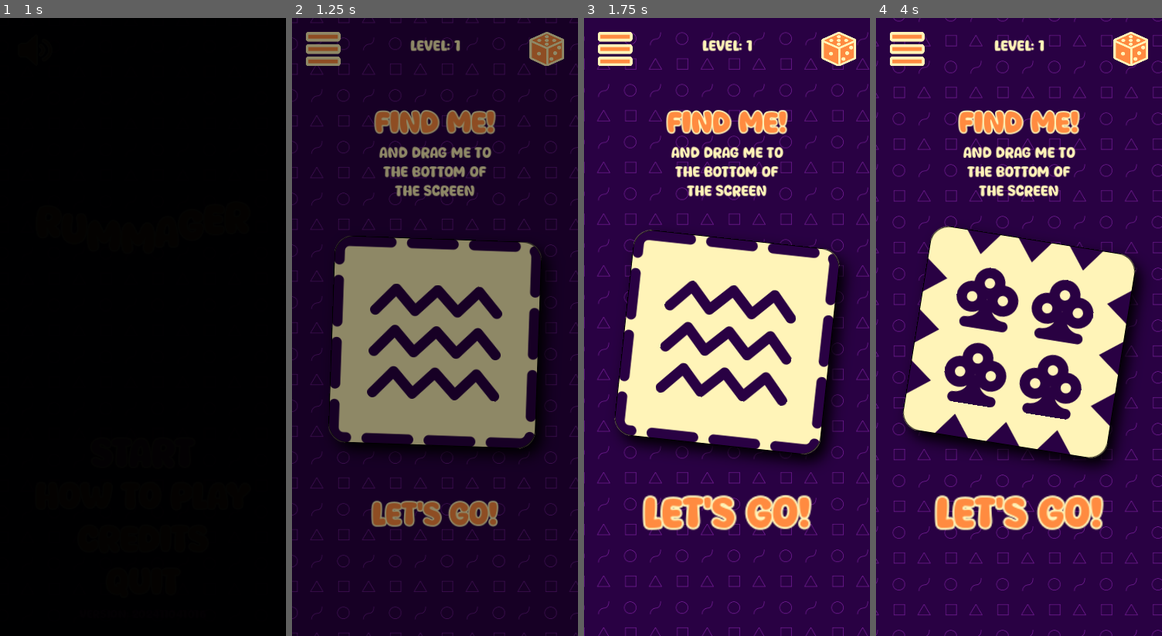
Above: before the commit, frames 1-4 (left to right).
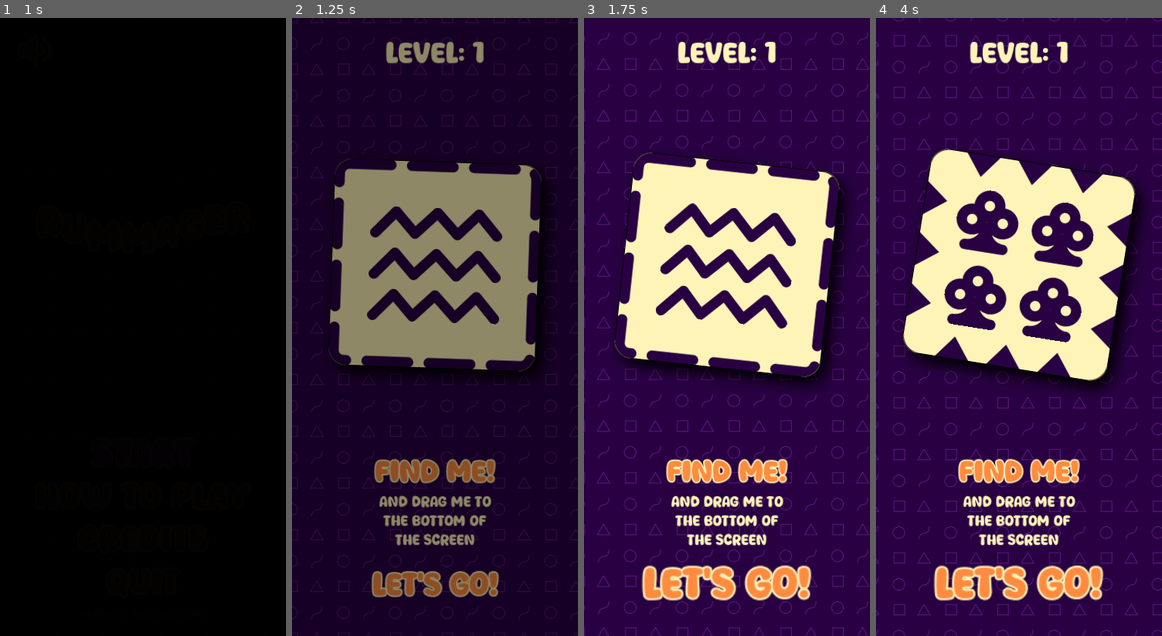
Above: after the commit, the same moments.

Repository: magopian/rummager
Game: Godot game, scene res://start_menu.tscn
Two runs of this game, one before a commit and one after it. Both use one fixed random seed, a clock stepped at 60 frames per second and the inputs below. Sound files missing from this copy of the repository are replaced by a short silence.
Inputs (mouse positions are in pixels of both pictures, inside the frame that each line leads up to):
- Up to frame 1 (1 s): click "START" at 0.5 s
- Up to frame 2 (1.25 s): no input
- Up to frame 3 (1.75 s): click (615, 48) at 1.27 s
- Up to frame 4 (4 s): click (1019, 327) at 2.02 s; click (1130, 48) at 2.75 s; click "Let's go!" at 3.5 s

Frame 1 is identical in both runs. In frame 2, 29% of the frame differs, in the area x 4-96%, y 2-94%; in frame 3, 35%, in the area x 4-96%, y 2-95%; in frame 4, 33%.

Commit message:
Slide menus and labels in and out of the screen

Diff:
--- a/game.gd
+++ b/game.gd
@@ -9,11 +9,10 @@
 @onready var card_display: Control = %CardDisplay
 @onready var lets_go_button: AnimatedButton = %LetsGoButton
 @onready var zones: CanvasLayer = %Zones
-@onready var menu_canvas_layer: CanvasLayer = %MenuCanvasLayer
+@onready var menu: MarginContainer = %Menu
 @onready var audio_stream_player: AudioStreamPlayer = %AudioStreamPlayer
 @onready var fade_transition: ColorRect = %FadeTransition
-@onready var label: Label = %Label
-@onready var label_2: Label = %Label2
+@onready var explanation: VBoxContainer = %Explanation
 
 @onready var card_scene: PackedScene = preload("res://card.tscn")
 
@@ -37,8 +36,9 @@
 
 
 func _ready() -> void:
+	viewport_size = get_viewport_rect().size
+	slide_off_screen(menu, 0)  # Move the menu out of the screen
 	fade_transition.show()
-	viewport_size = get_viewport_rect().size
 	menu_button.pressed.connect(_on_menu_button_pressed)
 	shuffle_button.pressed.connect(shuffle)
 	pick_me_canvas_layer.button_pressed.connect(_on_lets_go_button_pressed)
@@ -106,14 +106,65 @@
 
 func _on_lets_go_button_pressed() -> void:
 	play_sound(sound_shuffle)
-	level_label.hide()
-	lets_go_button.hide()
-	label.hide()
-	label_2.hide()
+	slide_off_screen(level_label, 0.15)
+	slide_off_screen(explanation, 0.15)
+	slide_in_screen(menu, 0.15)
 	var card: Card = card_display.get_child(0)
 	await card.scale_to(Vector2.ZERO, 0.5).finished
 	pick_me_canvas_layer.queue_free()
 	shuffle_cards()
+
+
+func slide_in_screen(node: Node, duration: float) -> Tween:
+	var initial_position: Vector2 = node.get_meta("initial_position", Vector2.ZERO)
+	var tween: Tween = node.create_tween().set_ease(Tween.EASE_IN_OUT).set_trans(Tween.TRANS_CUBIC)
+	tween.tween_property(node, "global_position", initial_position, duration)
+	return tween
+
+
+func slide_off_screen(node: Node, duration: float) -> Tween:
+	print("viewport_size: ", viewport_size)
+	print("node: ", node)
+	print("node global position: ", node.global_position)
+	print("node size: ", node.size)
+	# Distance from the bottom of the node to the top of the screen (y = 0)
+	var distance_to_top: float = node.global_position.y + node.size.y
+	var distance_to_top_norm: float = distance_to_top / viewport_size.y
+	print("distance to top: ", distance_to_top, " - norm: ", distance_to_top_norm)
+
+	# Distance from the top of the node to the bottom of the screen
+	var distance_to_bottom: float = viewport_size.y - node.global_position.y
+	var distance_to_bottom_norm: float = distance_to_bottom / viewport_size.y
+	print("distance to bottom: ", distance_to_bottom, " - norm: ", distance_to_bottom_norm)
+
+	# Distance from the right side of the node to the left of the screen (x = 0)
+	var distance_to_left: float = node.global_position.x + node.size.x
+	var distance_to_left_norm: float = distance_to_left / viewport_size.x
+	print("distance to left: ", distance_to_left, " - norm: ", distance_to_left_norm)
+
+	# Distance from the left side of the node to the right of the screen
+	var distance_to_right: float = viewport_size.x - node.global_position.x
+	var distance_to_right_norm: float = distance_to_right / viewport_size.x
+	print("distance to right: ", distance_to_right, " - norm: ", distance_to_right_norm)
+
+	var new_position: Vector2 = node.global_position
+	var min_distance_norm: float = min(distance_to_top_norm, distance_to_bottom_norm, distance_to_left_norm, distance_to_right_norm)
+	match min_distance_norm:
+		distance_to_top_norm:
+			new_position.y -= distance_to_top
+		distance_to_bottom_norm:
+			new_position.y += distance_to_bottom
+		distance_to_left_norm:
+			new_position.x -= distance_to_left
+		distance_to_right_norm:
+			new_position.x += distance_to_right
+	print("new position: ", new_position)
+
+	if node.get_meta("initial_position", Vector2.ZERO) != Vector2.ZERO:  # Only set the initial position if it wasn't set yet
+		node.set_meta("initial_position", node.global_position)
+	var tween: Tween = node.create_tween().set_ease(Tween.EASE_IN_OUT).set_trans(Tween.TRANS_CUBIC)
+	tween.tween_property(node, "global_position", new_position, duration)
+	return tween
 
 
 func shuffle_cards() -> void:
@@ -133,7 +184,7 @@
 		held_card = card
 		cards.move_child(card, -1)  # The card will be drawn over the others
 		zones.show()
-		menu_canvas_layer.hide()
+		slide_off_screen(menu, 0.15)
 
 
 
@@ -173,7 +224,7 @@
 				held_card.drop(Input.get_last_mouse_velocity())
 			held_card = null
 			zones.hide()
-			menu_canvas_layer.show()
+			slide_in_screen(menu, 0.15)
 
 
 func get_random_position() -> Vector2:
--- a/game.tscn
+++ b/game.tscn
@@ -81,27 +81,23 @@
 [node name="ScrollingBackground" parent="Background" instance=ExtResource("50_2o8bk")]
 
 [node name="MenuCanvasLayer" type="CanvasLayer" parent="."]
-unique_name_in_owner = true
-
-[node name="MarginContainer" type="MarginContainer" parent="MenuCanvasLayer"]
-anchors_preset = 15
+
+[node name="Menu" type="MarginContainer" parent="MenuCanvasLayer"]
+unique_name_in_owner = true
+anchors_preset = 10
 anchor_right = 1.0
-anchor_bottom = 1.0
+offset_bottom = 90.0
 grow_horizontal = 2
-grow_vertical = 2
 theme_override_constants/margin_left = 20
 theme_override_constants/margin_top = 20
 theme_override_constants/margin_right = 20
 theme_override_constants/margin_bottom = 20
 
-[node name="VBoxContainer" type="VBoxContainer" parent="MenuCanvasLayer/MarginContainer"]
-layout_mode = 2
-
-[node name="HBoxContainer" type="HBoxContainer" parent="MenuCanvasLayer/MarginContainer"]
+[node name="HBoxContainer" type="HBoxContainer" parent="MenuCanvasLayer/Menu"]
 layout_mode = 2
 size_flags_vertical = 0
 
-[node name="MenuButton" type="TextureButton" parent="MenuCanvasLayer/MarginContainer/HBoxContainer"]
+[node name="MenuButton" type="TextureButton" parent="MenuCanvasLayer/Menu/HBoxContainer"]
 unique_name_in_owner = true
 custom_minimum_size = Vector2(50, 50)
 layout_mode = 2
@@ -112,14 +108,14 @@
 ignore_texture_size = true
 stretch_mode = 0
 
-[node name="ScaleAndSound" parent="MenuCanvasLayer/MarginContainer/HBoxContainer/MenuButton" instance=ExtResource("54_71tse")]
-
-[node name="Control" type="Control" parent="MenuCanvasLayer/MarginContainer/HBoxContainer"]
+[node name="ScaleAndSound" parent="MenuCanvasLayer/Menu/HBoxContainer/MenuButton" instance=ExtResource("54_71tse")]
+
+[node name="Control" type="Control" parent="MenuCanvasLayer/Menu/HBoxContainer"]
 layout_mode = 2
 size_flags_horizontal = 3
 size_flags_vertical = 3
 
-[node name="ShuffleButton" type="TextureButton" parent="MenuCanvasLayer/MarginContainer/HBoxContainer"]
+[node name="ShuffleButton" type="TextureButton" parent="MenuCanvasLayer/Menu/HBoxContainer"]
 unique_name_in_owner = true
 custom_minimum_size = Vector2(50, 50)
 layout_mode = 2
@@ -130,15 +126,11 @@
 ignore_texture_size = true
 stretch_mode = 0
 
-[node name="ScaleAndSound" parent="MenuCanvasLayer/MarginContainer/HBoxContainer/ShuffleButton" instance=ExtResource("54_71tse")]
+[node name="ScaleAndSound" parent="MenuCanvasLayer/Menu/HBoxContainer/ShuffleButton" instance=ExtResource("54_71tse")]
 
 [node name="PickMeCanvasLayer" parent="." instance=ExtResource("50_uxbrs")]
 unique_name_in_owner = true
 layer = 5
-
-[node name="ScrollingBackground" parent="PickMeCanvasLayer" instance=ExtResource("50_2o8bk")]
-visible = false
-mouse_filter = 2
 
 [node name="MarginContainer" type="MarginContainer" parent="PickMeCanvasLayer"]
 anchors_preset = 15
@@ -152,20 +144,27 @@
 theme_override_constants/margin_right = 20
 theme_override_constants/margin_bottom = 20
 
-[node name="LevelLabel" parent="PickMeCanvasLayer/MarginContainer" instance=ExtResource("51_n831h")]
-unique_name_in_owner = true
-layout_mode = 2
-
-[node name="CenterContainer" type="CenterContainer" parent="PickMeCanvasLayer/MarginContainer"]
+[node name="VBoxContainer" type="VBoxContainer" parent="PickMeCanvasLayer/MarginContainer"]
 layout_mode = 2
 mouse_filter = 2
 
-[node name="VBoxContainer" type="VBoxContainer" parent="PickMeCanvasLayer/MarginContainer/CenterContainer"]
-layout_mode = 2
+[node name="LevelLabel" parent="PickMeCanvasLayer/MarginContainer/VBoxContainer" instance=ExtResource("51_n831h")]
+unique_name_in_owner = true
+layout_mode = 2
+theme_override_font_sizes/font_size = 40
+
+[node name="CardDisplay" type="Control" parent="PickMeCanvasLayer/MarginContainer/VBoxContainer"]
+unique_name_in_owner = true
+custom_minimum_size = Vector2(400, 400)
+layout_mode = 2
+size_flags_vertical = 6
 mouse_filter = 2
 
-[node name="Label" type="Label" parent="PickMeCanvasLayer/MarginContainer/CenterContainer/VBoxContainer"]
-unique_name_in_owner = true
+[node name="Explanation" type="VBoxContainer" parent="PickMeCanvasLayer/MarginContainer/VBoxContainer"]
+unique_name_in_owner = true
+layout_mode = 2
+
+[node name="Label" type="Label" parent="PickMeCanvasLayer/MarginContainer/VBoxContainer/Explanation"]
 layout_mode = 2
 theme_override_colors/font_color = Color(1, 0.545098, 0.25098, 1)
 theme_override_colors/font_outline_color = Color(1, 0.956863, 0.721569, 1)
@@ -174,8 +173,7 @@
 text = "Find Me!"
 horizontal_alignment = 1
 
-[node name="Label2" type="Label" parent="PickMeCanvasLayer/MarginContainer/CenterContainer/VBoxContainer"]
-unique_name_in_owner = true
+[node name="Label2" type="Label" parent="PickMeCanvasLayer/MarginContainer/VBoxContainer/Explanation"]
 layout_mode = 2
 theme_override_colors/font_color = Color(1, 0.956863, 0.721569, 1)
 theme_override_font_sizes/font_size = 20
@@ -184,15 +182,11 @@
 the screen"
 horizontal_alignment = 1
 
-[node name="CardDisplay" type="Control" parent="PickMeCanvasLayer/MarginContainer/CenterContainer/VBoxContainer"]
-unique_name_in_owner = true
-custom_minimum_size = Vector2(400, 400)
-layout_mode = 2
-mouse_filter = 2
-
-[node name="LetsGoButton" parent="PickMeCanvasLayer/MarginContainer/CenterContainer/VBoxContainer" instance=ExtResource("45_5qh7m")]
-unique_name_in_owner = true
-layout_mode = 2
+[node name="LetsGoButton" parent="PickMeCanvasLayer/MarginContainer/VBoxContainer/Explanation" instance=ExtResource("45_5qh7m")]
+unique_name_in_owner = true
+layout_mode = 2
+size_flags_horizontal = 6
+size_flags_vertical = 4
 text = "Let's go!"
 color = Color(1, 0.545098, 0.25098, 1)
 
